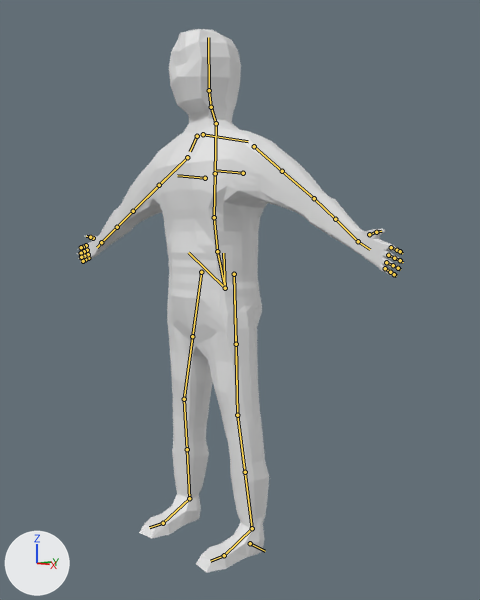
Renders of the Blender file Character Model Base/Dummy/Dummy_FullyRigged.blend from each side of a commit.
Camera for both pictures: a 50 mm lens placed at (8.56, -7.01, 4.94), pointed at (0.49, 0.13, 4.04). The lights are fixed; the arrows at lower left show +X, +Y and +Z. The older version comes first. The bones that change, and the others that lie on the model, are drawn over the model as lines.

The first picture shows 'Dummy'.
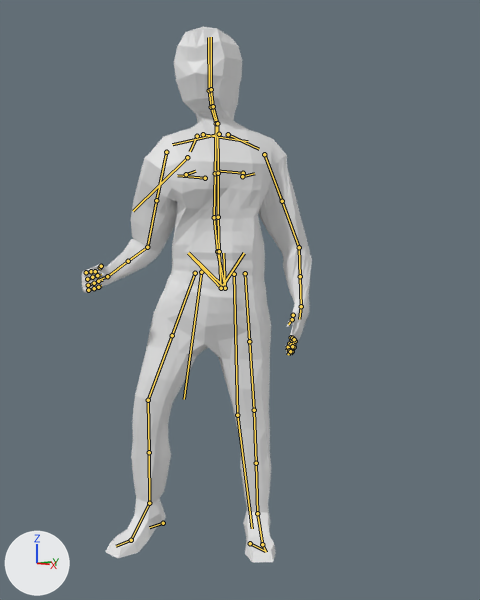
The newer file adds an action. The first version stands in its rest pose; the second is drawn at frame 1 of the action 'Idle.001'.

Boxes [x1, y1, x2, y2] around the edits, measured in the pictures (480 x 600 px):
'Dummy', posed (29% narrower)
    before: [77, 29, 402, 573]
    after: [82, 27, 312, 562]

Edits to the bpy script that builds the scene:
```text
Change bone_torso:
    where bone_torso = bpy.data.objects['rig'].pose.bones['torso']  # child of 'MCH-torso.parent'
    bone_torso.rotation_quaternion: (1.0, 0.0, 0.0, 0.0) -> (0.97, 0.0, 0.0, 0.243)  # degrees (0, 0, 0) -> degrees (0, 0, 28)
Change bone_hips:
    where bone_hips = bpy.data.objects['rig'].pose.bones['hips']  # child of 'torso'
    bone_hips.rotation_quaternion: (1.0, 0.0, 0.0, 0.0) -> (0.995, 0.001, 0.001, 0.095)  # degrees (0, 0, 0) -> degrees (0, 0, 11)
Change bone_chest:
    where bone_chest = bpy.data.objects['rig'].pose.bones['chest']  # child of 'torso'
    bone_chest.rotation_quaternion: (1.0, 0.0, 0.0, 0.0) -> (0.94, 0.0, 0.001, 0.34)  # degrees (0, 0, 0) -> degrees (0, 0, 40)
Change bone_neck:
    where bone_neck = bpy.data.objects['rig'].pose.bones['neck']  # child of 'MCH-ROT-neck'
    bone_neck.rotation_quaternion: (1.0, 0.0, 0.0, 0.0) -> (0.938, 0.0, -0.331, 0.097)  # degrees (0, 0, 0) -> degrees (-5, -38, 13)
Change bone_forearm_tweak_l:
    where bone_forearm_tweak_l = bpy.data.objects['rig'].pose.bones['forearm_tweak.L']  # child of 'MCH-forearm_tweak.L'
    bone_forearm_tweak_l.rotation_euler: (0.0, 0.0, 0.0) -> (0.0, 0.698, 0.0)  # degrees (0, 0, 0) -> degrees (0, 40, 0)
Change bone_index_master_r_002:
    where bone_index_master_r_002 = bpy.data.objects['rig'].pose.bones['Index_master.R.002']  # child of 'ORG-hand.R'
    bone_index_master_r_002.rotation_quaternion: (1.0, 0.0, 0.0, 0.0) -> (0.707, 0.58, -0.185, -0.358)  # degrees (0, 0, 0) -> degrees (75, 9, -47)
Change bone_middle_master_r_002:
    where bone_middle_master_r_002 = bpy.data.objects['rig'].pose.bones['Middle_master.R.002']  # child of 'ORG-hand.R'
    bone_middle_master_r_002.rotation_quaternion: (1.0, 0.0, 0.0, 0.0) -> (0.726, 0.595, 0.022, -0.345)  # degrees (0, 0, 0) -> degrees (71, 26, -32)
Change bone_pinky_master_r_002:
    where bone_pinky_master_r_002 = bpy.data.objects['rig'].pose.bones['Pinky_master.R.002']  # child of 'ORG-hand.R'
    bone_pinky_master_r_002.rotation_quaternion: (1.0, 0.0, 0.0, 0.0) -> (0.697, 0.714, 0.008, 0.065)  # degrees (0, 0, 0) -> degrees (91, -5, 6)
Change bone_ring_master_r_002:
    where bone_ring_master_r_002 = bpy.data.objects['rig'].pose.bones['Ring_master.R.002']  # child of 'ORG-hand.R'
    bone_ring_master_r_002.rotation_quaternion: (1.0, 0.0, 0.0, 0.0) -> (0.714, 0.681, 0.045, -0.159)  # degrees (0, 0, 0) -> degrees (86, 16, -10)
Change bone_thumb_master_r_002:
    where bone_thumb_master_r_002 = bpy.data.objects['rig'].pose.bones['Thumb_master.R.002']  # child of 'ORG-hand.R'
    bone_thumb_master_r_002.rotation_quaternion: (1.0, 0.0, 0.0, 0.0) -> (0.807, 0.44, -0.339, -0.2)  # degrees (0, 0, 0) -> degrees (66, -22, -42)
Change bone_forearm_tweak_r:
    where bone_forearm_tweak_r = bpy.data.objects['rig'].pose.bones['forearm_tweak.R']  # child of 'MCH-forearm_tweak.R'
    bone_forearm_tweak_r.rotation_euler: (0.0, 0.0, 0.0) -> (0.0, -0.628, 0.0)  # degrees (0, 0, 0) -> degrees (0, -36, 0)
Change bone_upper_arm_ik_r:
    where bone_upper_arm_ik_r = bpy.data.objects['rig'].pose.bones['upper_arm_ik.R']  # child of 'MCH-upper_arm_ik_swing.R'
    bone_upper_arm_ik_r.rotation_euler: (0.0, 0.0, 0.0) -> (0.0, 1.693, 0.0)  # degrees (0, 0, 0) -> degrees (0, 97, 0)
Change bone_upper_arm_tweak_r:
    where bone_upper_arm_tweak_r = bpy.data.objects['rig'].pose.bones['upper_arm_tweak.R']  # child of 'MCH-upper_arm_tweak.R'
    bone_upper_arm_tweak_r.location: (0.0, 0.0, 0.0) -> (-0.02, 0.03, 0.01)
    bone_upper_arm_tweak_r.rotation_euler: (0.0, 0.0, 0.0) -> (0.0, 0.314, 0.0)  # degrees (0, 0, 0) -> degrees (0, 18, 0)
Change bone_hand_ik_l:
    where bone_hand_ik_l = bpy.data.objects['rig'].pose.bones['hand_ik.L']  # child of 'MCH-hand_ik.parent.L'
    bone_hand_ik_l.location: (0.0, 0.0, 0.0) -> (-2.05, 1.13, -1.03)
    bone_hand_ik_l.rotation_quaternion: (1.0, 0.0, 0.0, 0.0) -> (0.767, 0.493, 0.409, -0.002)  # degrees (0, 0, 0) -> degrees (77, 39, 31)
Change bone_hand_ik_r:
    where bone_hand_ik_r = bpy.data.objects['rig'].pose.bones['hand_ik.R']  # child of 'MCH-hand_ik.parent.R'
    bone_hand_ik_r.location: (0.0, 0.0, 0.0) -> (2.56, -1.37, -0.53)
    bone_hand_ik_r.rotation_quaternion: (1.0, 0.0, 0.0, 0.0) -> (0.608, 0.465, -0.243, -0.595)  # degrees (0, 0, 0) -> degrees (62, 15, -80)
Change bone_foot_ik_l:
    where bone_foot_ik_l = bpy.data.objects['rig'].pose.bones['foot_ik.L']  # child of 'MCH-foot_ik.parent.L'
    bone_foot_ik_l.location: (0.0, 0.0, 0.0) -> (-0.38, 0.47, 0.0)
    bone_foot_ik_l.rotation_quaternion: (1.0, 0.0, 0.0, 0.0) -> (0.881, 0.0, 0.0, 0.473)  # degrees (0, 0, 0) -> degrees (0, 0, 57)
Change bone_foot_ik_r:
    where bone_foot_ik_r = bpy.data.objects['rig'].pose.bones['foot_ik.R']  # child of 'MCH-foot_ik.parent.R'
    bone_foot_ik_r.location: (0.0, 0.0, 0.0) -> (0.2, -0.99, 0.25)
    bone_foot_ik_r.rotation_quaternion: (1.0, 0.0, 0.0, 0.0) -> (0.969, 0.248, 0.0, 0.0)  # degrees (0, 0, 0) -> degrees (29, 0, 0)
Change bone_toe_ik_r:
    where bone_toe_ik_r = bpy.data.objects['rig'].pose.bones['toe_ik.R']  # child of 'MCH-toe_ik_parent.R'
    bone_toe_ik_r.rotation_quaternion: (1.0, 0.0, 0.0, 0.0) -> (0.975, 0.22, 0.0, 0.0)  # degrees (0, 0, 0) -> degrees (25, 0, 0)
```
